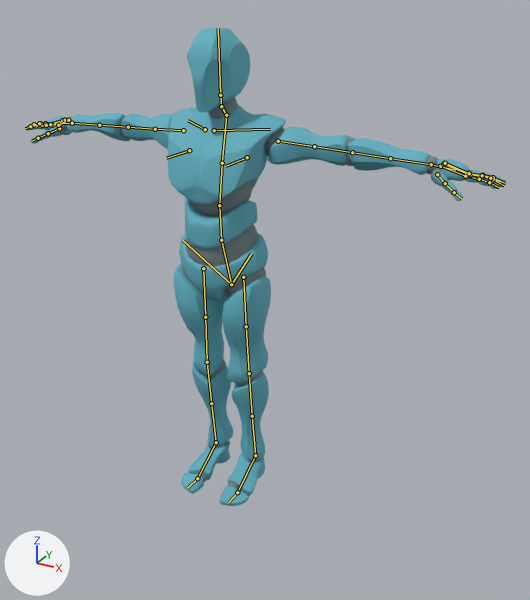
Renders of the Blender file models/characters/ybot/ybot.blend from each side of a commit.
The view is the same before and after, from a 50 mm lens placed at (1.38, -2.18, 1.95), pointed at (0.2, -0.04, 0.88). The lights are fixed; the arrows at lower left show +X, +Y and +Z. The bones that bend it are drawn over the model as lines.

In view in the first picture: 'ybot_mesh'.
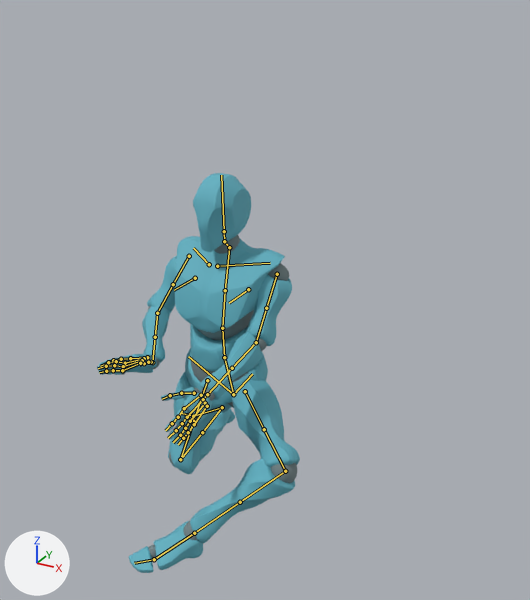
The newer file adds an action. The first version stands in its rest pose; the second is drawn at frame 36 of the action 'Jump'.

Edits to the scene script, one JSON object a line:
```json
{"block": "bone_torso", "where": "bone_torso = bpy.data.objects['ybot'].pose.bones['torso']  # child of 'MCH-torso.parent'"}
{"op": "set", "path": "bone_torso.location", "old": "(0.0, 0.0, 0.0)", "new": "(0.0, 0.0, -0.489)"}
{"block": "bone_hand_ik_l", "where": "bone_hand_ik_l = bpy.data.objects['ybot'].pose.bones['hand_ik.L']  # child of 'MCH-hand_ik.parent.L'"}
{"op": "set", "path": "bone_hand_ik_l.location", "old": "(0.0, 0.0, 0.0)", "new": "(-0.606, -0.389, -0.8)"}
{"op": "set", "path": "bone_hand_ik_l.rotation_quaternion", "old": "(1.0, 0.0, 0.0, 0.0)", "new": "(0.661, 0.435, -0.349, -0.502)", "note": "degrees (0, 0, 0) -> degrees (68, -1, -75)"}
{"block": "bone_hand_ik_r", "where": "bone_hand_ik_r = bpy.data.objects['ybot'].pose.bones['hand_ik.R']  # child of 'MCH-hand_ik.parent.R'"}
{"op": "set", "path": "bone_hand_ik_r.location", "old": "(0.0, 0.0, 0.0)", "new": "(0.581, -0.325, -0.779)"}
{"op": "set", "path": "bone_hand_ik_r.rotation_quaternion", "old": "(1.0, 0.0, 0.0, 0.0)", "new": "(0.703, 0.558, 0.382, 0.167)", "note": "degrees (0, 0, 0) -> degrees (86, 21, 46)"}
{"block": "bone_upper_arm_ik_target_r", "where": "bone_upper_arm_ik_target_r = bpy.data.objects['ybot'].pose.bones['upper_arm_ik_target.R']  # child of 'MCH-upper_arm_ik_target.parent.R'"}
{"op": "set", "path": "bone_upper_arm_ik_target_r.location", "old": "(0.0, 0.0, 0.0)", "new": "(-0.467, -0.16, -0.264)"}
{"block": "bone_foot_ik_l", "where": "bone_foot_ik_l = bpy.data.objects['ybot'].pose.bones['foot_ik.L']  # child of 'MCH-foot_ik.parent.L'"}
{"op": "set", "path": "bone_foot_ik_l.location", "old": "(0.0, 0.0, 0.0)", "new": "(0.04, -0.52, 0.0)"}
{"op": "set", "path": "bone_foot_ik_l.rotation_quaternion", "old": "(1.0, 0.0, 0.0, 0.0)", "new": "(0.916, 0.0, 0.0, -0.4)", "note": "degrees (0, 0, 0) -> degrees (0, 0, -47)"}
{"block": "bone_thigh_ik_target_l", "where": "bone_thigh_ik_target_l = bpy.data.objects['ybot'].pose.bones['thigh_ik_target.L']  # child of 'MCH-thigh_ik_target.parent.L'"}
{"op": "set", "path": "bone_thigh_ik_target_l.location", "old": "(0.0, 0.0, 0.0)", "new": "(0.246, -0.103, -0.137)"}
{"block": "bone_foot_ik_r", "where": "bone_foot_ik_r = bpy.data.objects['ybot'].pose.bones['foot_ik.R']  # child of 'MCH-foot_ik.parent.R'"}
{"op": "set", "path": "bone_foot_ik_r.location", "old": "(0.0, 0.0, 0.0)", "new": "(-0.127, 0.253, 0.0)"}
{"op": "set", "path": "bone_foot_ik_r.rotation_quaternion", "old": "(1.0, 0.0, 0.0, 0.0)", "new": "(0.762, 0.029, 0.053, -0.645)", "note": "degrees (0, 0, 0) -> degrees (-1, 7, -81)"}
{"block": "bone_thigh_ik_target_r", "where": "bone_thigh_ik_target_r = bpy.data.objects['ybot'].pose.bones['thigh_ik_target.R']  # child of 'MCH-thigh_ik_target.parent.R'"}
{"op": "set", "path": "bone_thigh_ik_target_r.location", "old": "(0.0, 0.0, 0.0)", "new": "(0.387, -0.504, 0.442)"}
```

Where the change shows, as pixel boxes [x1, y1, x2, y2] in the pictures (530 x 600 px):
```json
{"object": "ybot_mesh", "change": "posed", "before": [25, 27, 506, 506], "after": [97, 173, 300, 573], "on screen": "58% narrower, 16% shorter"}
```
